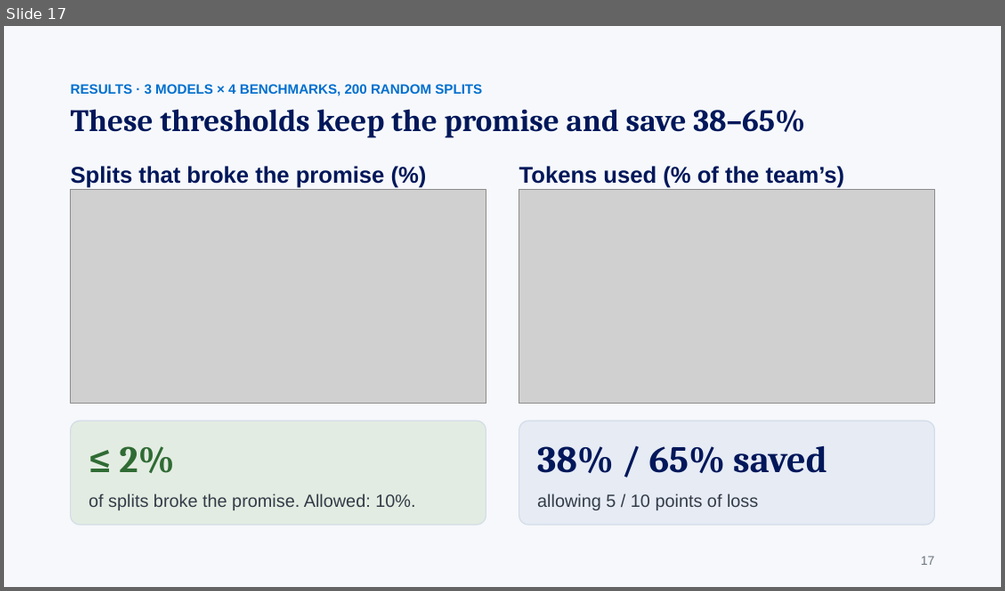
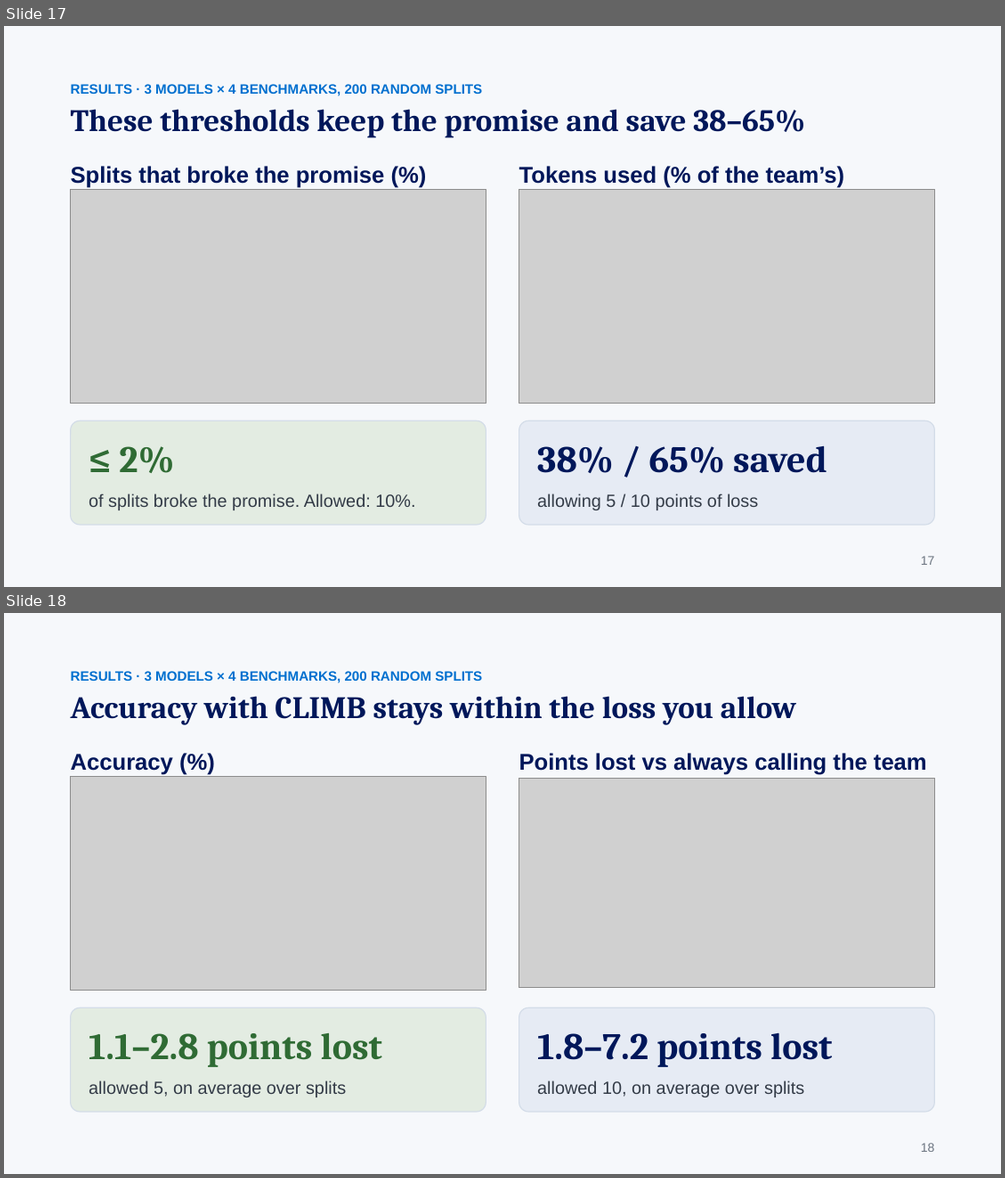
Before and after one commit to gaoj21/tokenbank, a slide deck: slides/CLIMB_talk.pptx. Shown one above the other, each under a label of ours: slide 17 before the commit, slides 17 and 18 after it. The pictures are 1005x591 and 1005x1178 pixels, drawn with LibreOffice and Linux fonts; fonts in the diff are those of the drawing; grey boxes stand for pictures. Boxes give left, top, right and bottom in pixels: in the first picture for what was removed or moved away, otherwise in the second. Text is boxed around its words. In the diff, an @@ line names an element or a change of style, - is before the commit and + after.

```diff
--- a/slides/CLIMB_talk.pptx
+++ b/slides/CLIMB_talk.pptx
@@ slide 18 added at [4,613,1001,1174], background #F6F8FB @@
@@ text added at [71,671,482,683], 13 pt, text #006FCF, bold @@
+RESULTS · 3 MODELS × 4 BENCHMARKS, 200 RANDOM SPLITS
@@ text added at [71,696,796,725], 30 pt, text #00175A, bold @@
+Accuracy with CLIMB stays within the loss you allow
@@ text added at [71,754,173,775], 22 pt, text #00175A, bold @@
+Accuracy (%)
@@ text added at [519,753,927,775], 22 pt, text #00175A, bold @@
+Points lost vs always calling the team
@@ picture added at [71,776,486,989] @@
@@ picture added at [519,779,935,988] @@
@@ rounded rectangle added at [71,1008,486,1111], fill #E3ECE2, outline #D3DCE8 1 pt, 17 pt, text #333B47 @@
+1.1–2.8 points lost
+allowed 5, on average over splits
@@ rounded rectangle added at [519,1008,935,1111], fill #E6EBF4, outline #D3DCE8 1 pt, 17 pt, text #333B47 @@
+1.8–7.2 points lost
+allowed 10, on average over splits
@@ text added at [921,1143,935,1151], 12 pt, text #6B7480 @@
+18
```
Also in this commit, not shown: 15 slides changed, 6 other files.
